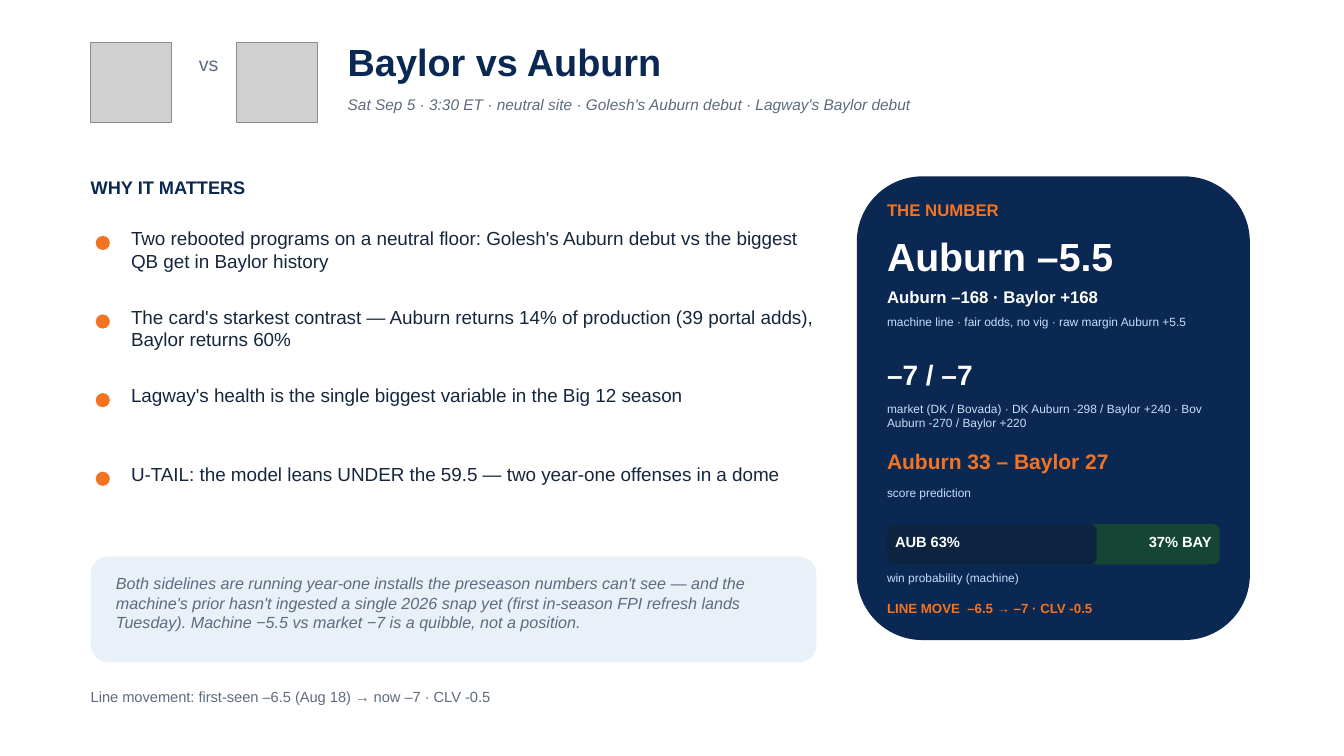
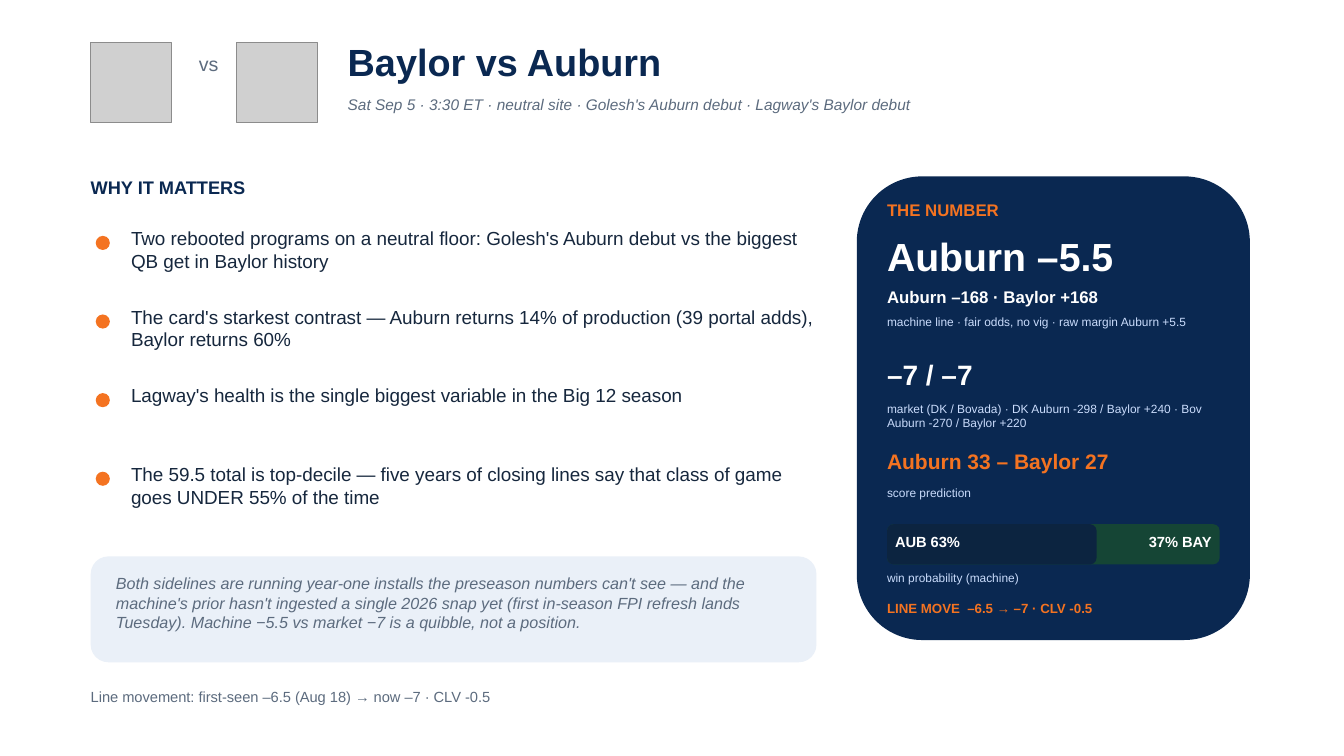
Before and after one commit to lucasalvarezflorida-lab/ncaa-fbs-analytics, a slide deck: slide 3 of decks/2026_Week1_Episode2.pptx. Drawn at 1344x756 pixels with LibreOffice and Linux fonts; fonts in the diff are those of the drawing; grey boxes stand for pictures. Boxes give left, top, right and bottom in pixels: in the first picture for what was removed or moved away, otherwise in the second. Text is boxed around its words. In the diff, an @@ line names an element or a change of style, - is before the commit and + after.

```diff
--- a/decks/2026_Week1_Episode2.pptx
+++ b/decks/2026_Week1_Episode2.pptx
@@ text at (x1=131, y1=467, x2=782, y2=508): text changed @@
-U-TAIL: the model leans UNDER the 59.5 — two year-one offenses in a dome
+The 59.5 total is top-decile — five years of closing lines say that class of game goes UNDER 55% of the time
```
Also in this commit, not shown: 2 other files.
